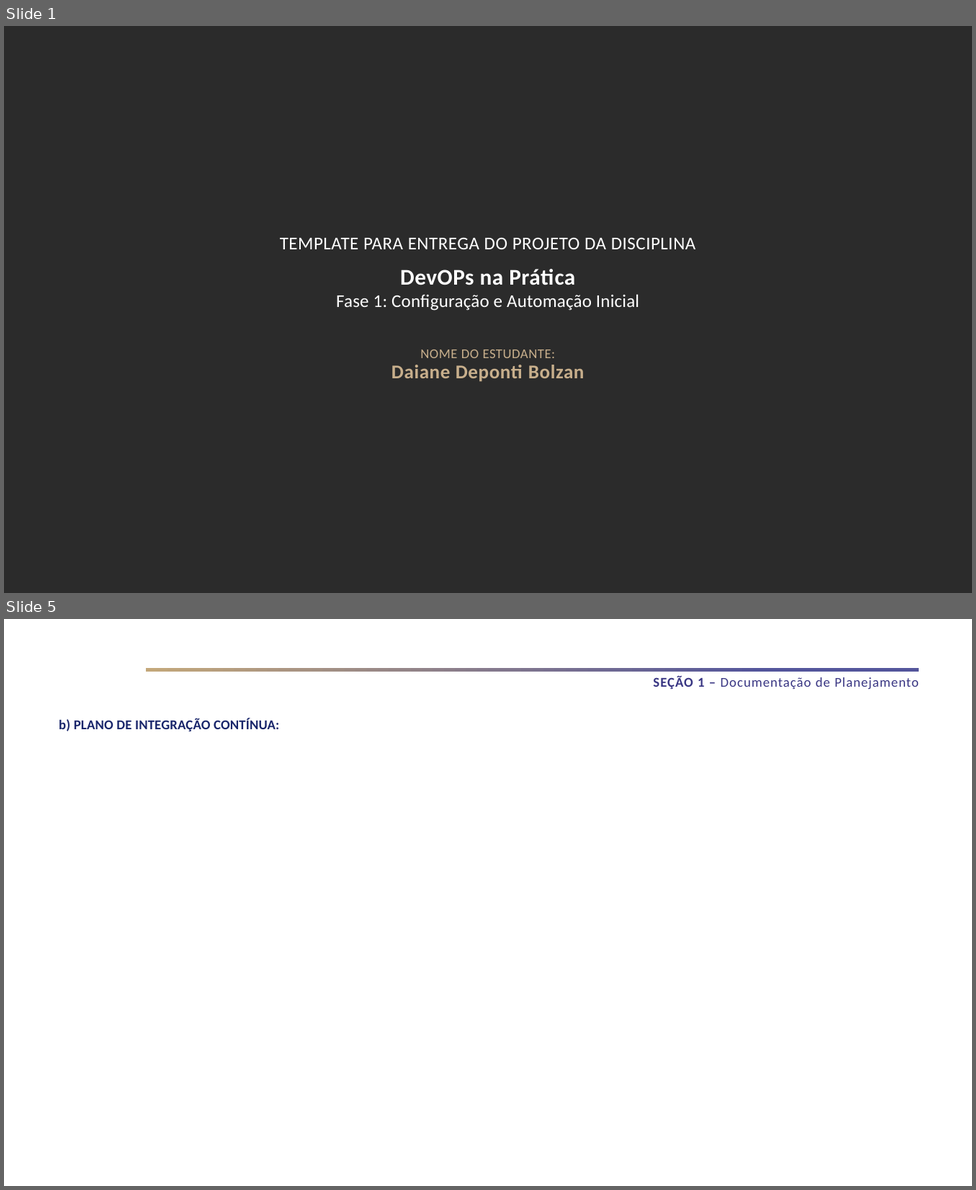
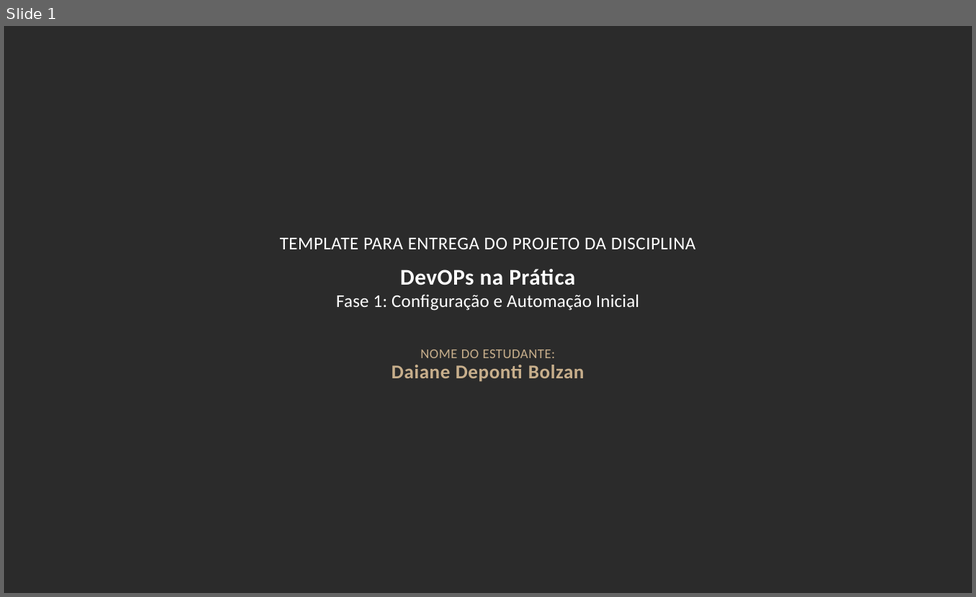
Before and after one commit to Daaaiii/Devops, a slide deck: Daiane Bolzan - Fase 1 - DevOps na Prática.pptx. Shown one above the other, each under a label of ours: slides 1 and 5 before the commit, slide 1 after it; the slides between them are not shown. The pictures are 976x1190 and 976x597 pixels, drawn with LibreOffice and Linux fonts; fonts in the diff are those of the drawing; background and template pictures are left out; a plain dark background stands for a picture behind light text. Boxes give left, top, right and bottom in pixels: in the first picture for what was removed or moved away, otherwise in the second. Text is boxed around its words. In the diff, an @@ line names an element or a change of style, - is before the commit and + after.

Commit message:
atualizando documentação da Fase 1 para incluir a conclusão da proteção da branch `main`

```diff
--- a/Daiane Bolzan - Fase 1 - DevOps na Prática.pptx
+++ b/Daiane Bolzan - Fase 1 - DevOps na Prática.pptx
@@ slide 5 removed at (x1=4, y1=619, x2=972, y2=1186), background #FFFFFF @@
@@ rectangle removed at (x1=145, y1=668, x2=918, y2=672) @@
@@ text removed at (x1=653, y1=676, x2=918, y2=689) @@
-SEÇÃO 1 – Documentação de Planejamento
@@ text removed at (x1=59, y1=718, x2=279, y2=731) @@
-b) PLANO DE INTEGRAÇÃO CONTÍNUA:
```
Also in this commit, not shown: 14 slides added, 4 other slides removed, 1 other file.
